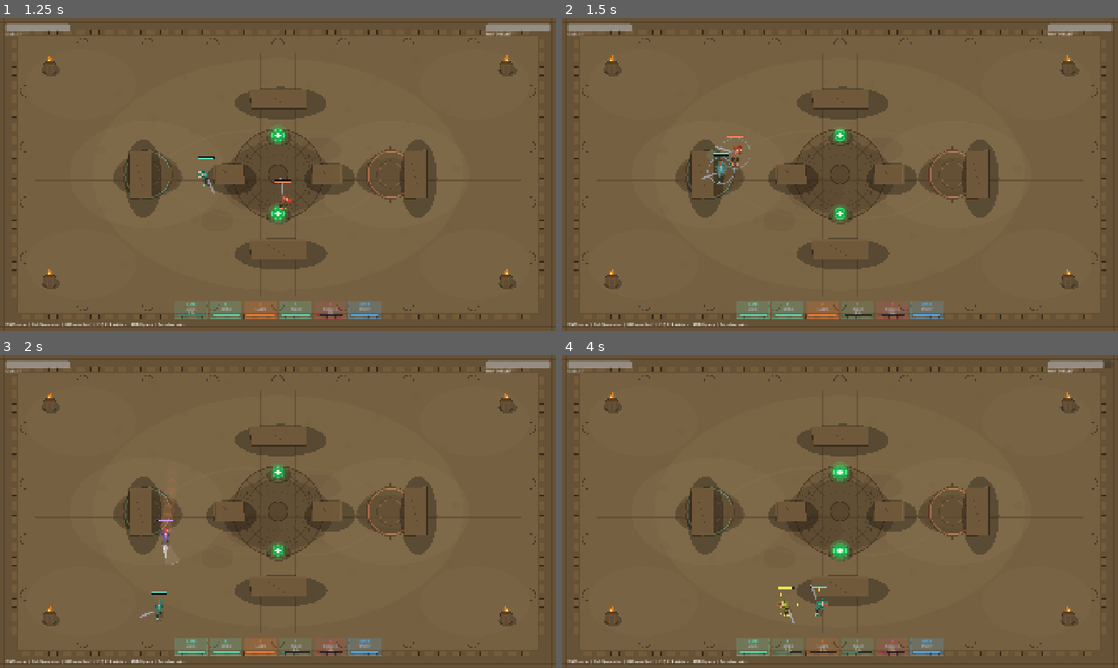
Above: before the commit, frames 1-4 (two rows, left to right).
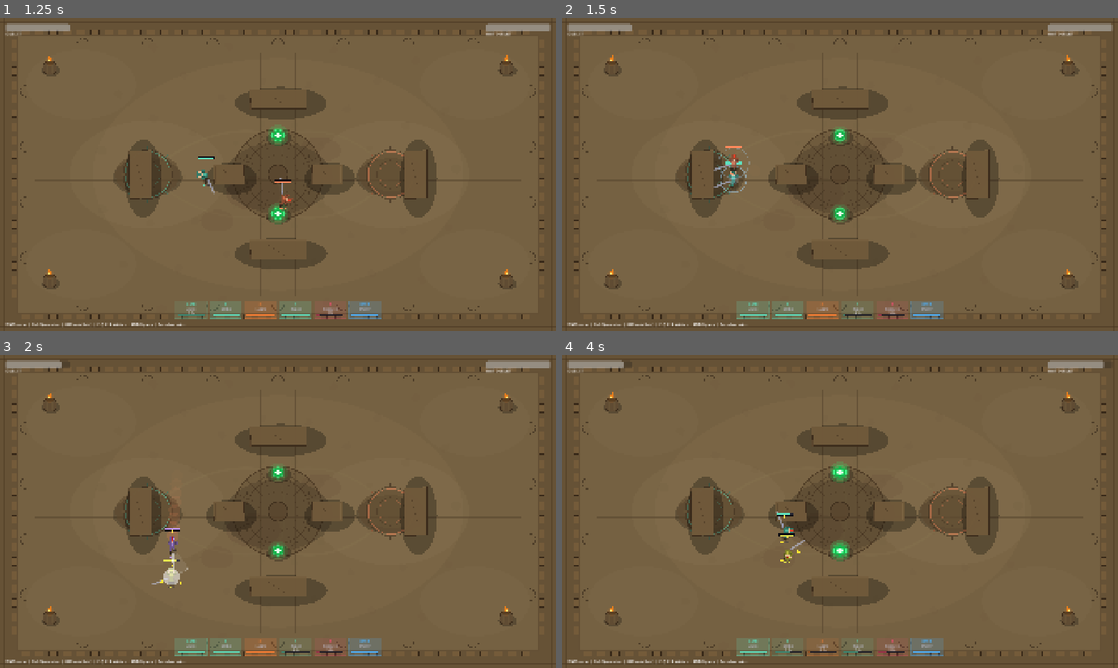
Above: after the commit, the same moments.

Repository: johnWard12/arena-game-godot
Game: Godot game, scene res://scenes/Main.tscn
Same seed, same stepped clock (60 frames per second), same inputs: the game is played once before the commit and once after it. This scene is started directly instead of the project's main scene.
Inputs (mouse positions are in pixels of both pictures, inside the frame that each line leads up to):
- Up to frame 1 (1.25 s): tap Enter at 0.5 s; move the mouse to (400, 158) at 0.52 s; hold D from 0.53 s (still down); tap F at 0.6 s; click (400, 158) at 0.67 s; tap Space at 0.77 s
- Up to frame 2 (1.5 s): move the mouse to (728, 190) at 1.27 s; release D at 1.28 s; hold S from 1.28 s (still down); tap F at 1.35 s
- Up to frame 3 (2 s): keep holding S; tap Space at 1.52 s
- Up to frame 4 (4 s): move the mouse to (895, 442) at 2.02 s; release S at 2.03 s; hold D 2.03-2.78 s; hold Shift 2.03-2.78 s; tap F at 2.3, 3.05, 3.8 s; move the mouse to (812, 574) at 2.77 s; hold W 2.78-3.53 s; tap E at 2.85 s; click (812, 574) at 2.92 s; tap Space at 3.02, 3.77 s; move the mouse to (1006, 558) at 3.52 s; hold A from 3.53 s (still down); tap Q at 3.6 s

Frame 1 is identical in both runs. In frame 2, 0.5% of the frame differs, in the area x 25-34%, y 37-56%; in frame 3, 0.6%, in the area x 10-34%, y 1-86%; in frame 4, 0.5%.

Commit message:
Rework Blind Spot cost/range, add Lunge miss penalty
- Blind Spot (Duelist F) now consumes a dash charge instead of being
  free, and lands the caster right on top of the target (offset
  dropped from 88px to 48px) instead of a looser 88px gap behind them.
  Range tuned 280 -> 200 -> 260.
- Bot AI now skips Blind Spot attempts when it has no dash charges
  available instead of wasting a decision cycle.
- Lunge (Q) now has a longer recovery on a miss (0.45s) than on a
  landed hit (0.22s) — previously recovery was identical either way,
  so whiffing was nearly free.

Diff:
--- a/godot_project/scripts/BotController.gd
+++ b/godot_project/scripts/BotController.gd
@@ -53,7 +53,7 @@
 		try_ult(opponent)
 		return
 
-	if d > 100 and d <= A3_RANGE and cd_a3 <= 0 and randf() < 0.35:
+	if d > 100 and d <= A3_RANGE and cd_a3 <= 0 and dash_charges > 0 and randf() < 0.35:
 		try_a3(opponent)
 		return
 
--- a/godot_project/scripts/Entity.gd
+++ b/godot_project/scripts/Entity.gd
@@ -21,6 +21,7 @@
 
 const A2_CAST = 0.14
 const A2_RECOVERY = 0.22
+const A2_MISS_RECOVERY = 0.45
 const A2_CD = 6.5
 const A2_DMG = 20.4
 const A2_RANGE = 130.0
@@ -44,7 +45,7 @@
 const STUN_DUR = 0.5
 
 const A3_CD    = 5.0
-const A3_RANGE = 280.0
+const A3_RANGE = 260.0
 
 const DASH_CHARGES_MAX  = 2
 const DASH_CHARGE_REGEN = 2.5
@@ -445,13 +446,16 @@
 
 func resolve_lunge_strike(opp: Entity):
 	start_swing(80.0, 0.16)
+	var landed := false
 	if opp != null and is_instance_valid(opp) and opp.alive and global_position.distance_to(opp.global_position) <= A2_RANGE:
 		var dmg = round(A2_DMG * combo_mult())
 		if deal_damage(opp, dmg):
+			landed = true
 			if opp.alive:
 				opp.stunned_time_left = 0.5
 			add_combo_stack()
-	recovering = {"type": "a2", "time_left": A2_RECOVERY, "total": A2_RECOVERY}
+	var recovery_time = A2_RECOVERY if landed else A2_MISS_RECOVERY
+	recovering = {"type": "a2", "time_left": recovery_time, "total": recovery_time}
 
 func try_ult(opp: Entity):
 	if not can_start_ability() or ult_charge < ULT_CHARGE_MAX or opp == null:
@@ -488,12 +492,15 @@
 	parry_cd_left = PARRY_CD
 
 func try_a3(opp: Entity):
-	if not can_start_ability() or cd_a3 > 0 or opp == null:
+	if not can_start_ability() or cd_a3 > 0 or opp == null or dash_charges <= 0:
 		return
 	var d = global_position.distance_to(opp.global_position)
 	if d > A3_RANGE:
 		return
-	var behind = opp.global_position + (opp.global_position - global_position).normalized() * (RADIUS * 2.0 + 40.0)
+	dash_charges -= 1
+	if dash_charges == 0:
+		dash_charge_timer = 0.0
+	var behind = opp.global_position + (opp.global_position - global_position).normalized() * (RADIUS * 2.0)
 	global_position = behind
 	facing = get_aim_dir(opp)
 	cd_a3 = A3_CD
